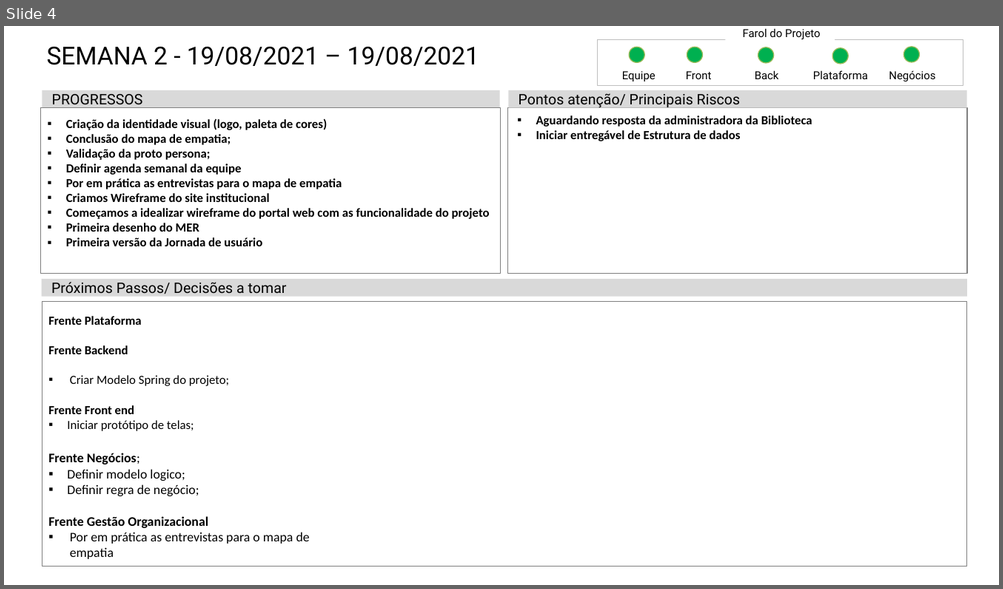
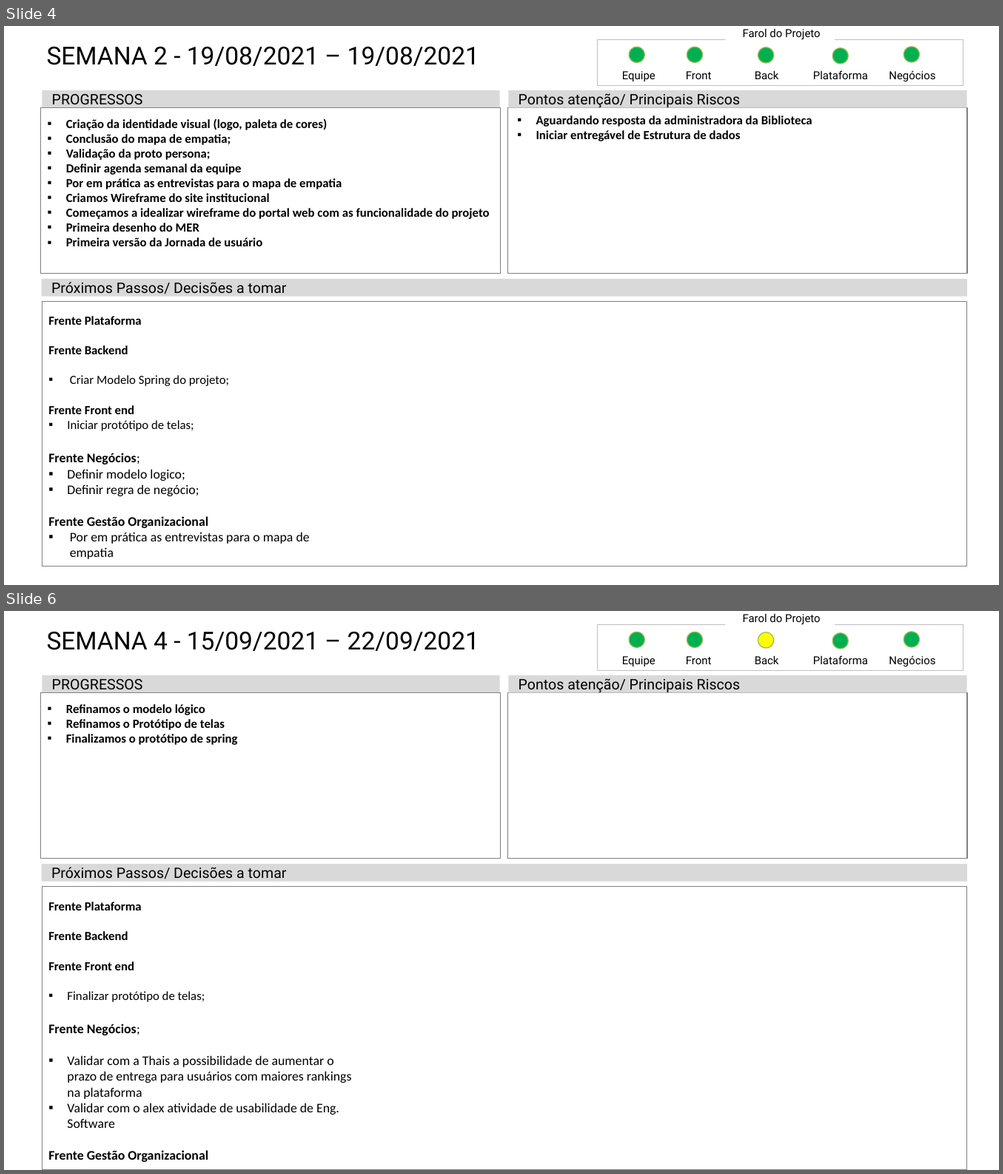
Before and after one commit to Luis-Silva80/grupo05-adsa, a slide deck: Documentação/EngenhariaDeSoftware/Mod_Status_Report-PI20202.pptx. Shown one above the other, each under a label of ours: slide 4 before the commit, slides 4 and 6 after it; the slides between them are not shown. The pictures are 1003x589 and 1003x1174 pixels, drawn with LibreOffice and Linux fonts; fonts in the diff are those of the drawing. Boxes give left, top, right and bottom in pixels: in the first picture for what was removed or moved away, otherwise in the second. Text is boxed around its words. In the diff, an @@ line names an element or a change of style, - is before the commit and + after.

Commit message:
feature: Adicionar status report semanal

```diff
--- a/Documentação/EngenhariaDeSoftware/Mod_Status_Report-PI20202.pptx
+++ b/Documentação/EngenhariaDeSoftware/Mod_Status_Report-PI20202.pptx
@@ slide 6 added at <box>4,611,999,1170</box>, background #FFFFFF @@
@@ title added at <box>47,632,479,651</box>, 26.5 pt, text #000000 @@
+SEMANA 4 - 15/09/2021 – 22/09/2021
@@ rectangle added at <box>597,624,963,670</box>, outline #BFBFBF 0.5 pt @@
@@ ellipse added at <box>629,632,644,647</box>, fill #00B050, outline #9BBB59 1 pt @@
@@ ellipse added at <box>687,632,703,647</box>, fill #00B050, outline #9BBB59 1 pt @@
@@ text added at <box>743,613,820,624</box>, 11.8 pt, text #000000 @@
+Farol do Projeto
@@ ellipse added at <box>758,632,774,648</box>, fill #FFFF00, outline #9BBB59 1 pt @@
@@ ellipse added at <box>903,631,919,647</box>, fill #00B050, outline #9BBB59 1 pt @@
@@ ellipse added at <box>832,633,848,649</box>, fill #00B050, outline #9BBB59 1 pt @@
@@ rectangle added at <box>42,675,500,693</box>, fill #D9D9D9, 15.4 pt, text #000000 @@
+PROGRESSOS
@@ rectangle added at <box>508,675,966,693</box>, fill #D9D9D9, 15.4 pt, text #000000 @@
+Pontos atenção/ Principais Riscos
@@ text added at <box>622,656,655,667</box>, 11.8 pt, text #000000 @@
+Equipe
@@ text added at <box>686,656,711,664</box>, 11.8 pt, text #000000 @@
+Front
@@ text added at <box>754,655,779,664</box>, 11.8 pt, text #000000 @@
+Back
@@ text added at <box>813,655,868,664</box>, 11.8 pt, text #000000 @@
+Plataforma
@@ text added at <box>888,655,935,667</box>, 11.8 pt, text #000000 @@
+Negócios
@@ rectangle added at <box>40,693,500,859</box>, outline #808080 1 pt, 13.2 pt, text #000000, bold @@
+  ▪ Refinamos o modelo lógico
+  ▪ Refinamos o Protótipo de telas
+  ▪ Finalizamos o protótipo de spring
@@ rectangle added at <box>507,693,967,859</box>, outline #808080 1 pt @@
@@ rectangle added at <box>42,864,967,882</box>, fill #D9D9D9, 15.4 pt, text #000000 @@
+Próximos Passos/ Decisões a tomar
@@ rectangle added at <box>42,887,967,1170</box>, outline #808080 1 pt, 14 pt, text #000000 @@
+  Frente Plataforma
+  Frente Backend
+  Frente Front end
+  ▪ Finalizar protótipo de telas;
+  Frente Negócios;
+  ▪ Validar com a Thais a possibilidade de aumentar o prazo de entrega para usuários com maiores rankings na plataforma
+  ▪ Validar com o alex atividade de usabilidade de Eng. Software
+  Frente Gestão Organizacional
```
Also in this commit, not shown: 1 slide changed.
